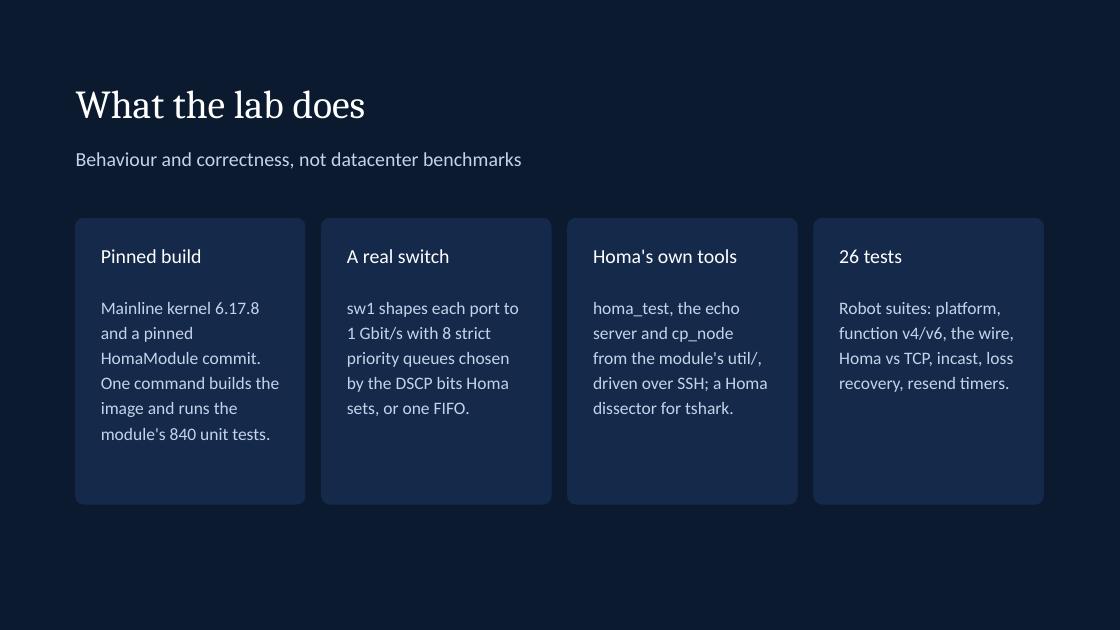
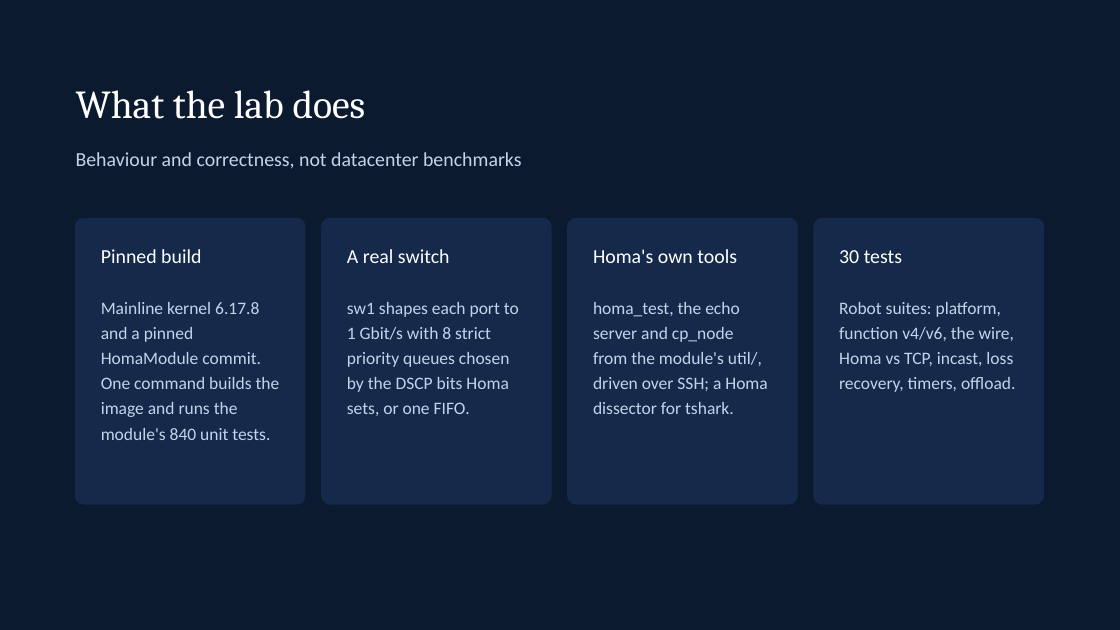
Before and after one commit to dcantor/homa-lab, a slide deck: slide 2 of docs/homa-lab.pptx. Drawn at 1120x630 pixels with LibreOffice and Linux fonts; fonts in the diff are those of the drawing. Boxes give left, top, right and bottom in pixels: in the first picture for what was removed or moved away, otherwise in the second. Text is boxed around its words. In the diff, an @@ line names an element or a change of style, - is before the commit and + after.

```diff
--- a/docs/homa-lab.pptx
+++ b/docs/homa-lab.pptx
@@ text at (x1=839, y1=250, x2=902, y2=263): text changed @@
-26 tests
+30 tests
@@ text at (x1=839, y1=302, x2=1016, y2=392): text changed @@
-Robot suites: platform, function v4/v6, the wire, Homa vs TCP, incast, loss recovery, resend timers.
+Robot suites: platform, function v4/v6, the wire, Homa vs TCP, incast, loss recovery, timers, offload.
```
Also in this commit, not shown: 7 other slides changed, 16 other files.
